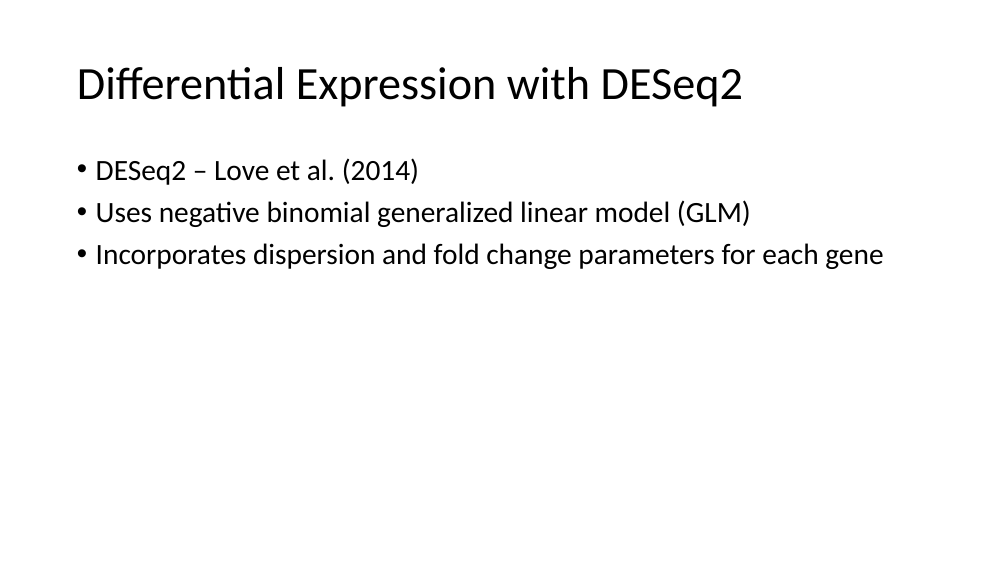
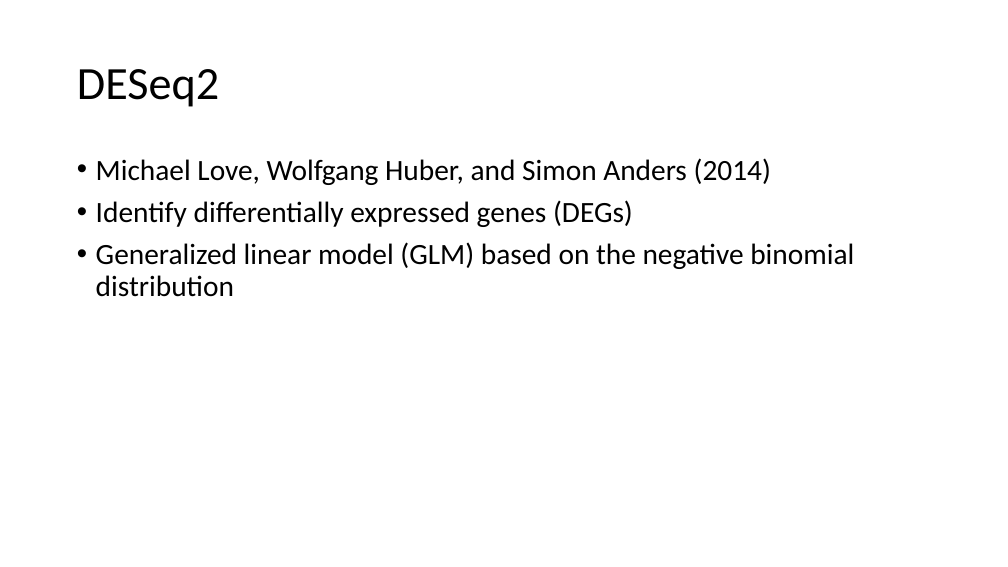
Before and after one commit to anthonylopes54/CPSC-445, a slide deck: slide 8 of cpsc445Presentation.pptx. Drawn at 1008x567 pixels with LibreOffice and Linux fonts; fonts in the diff are those of the drawing. Boxes give left, top, right and bottom in pixels: in the first picture for what was removed or moved away, otherwise in the second. Text is boxed around its words. In the diff, an @@ line names an element or a change of style, - is before the commit and + after.

```diff
--- a/cpsc445Presentation.pptx
+++ b/cpsc445Presentation.pptx
@@ title at box(77, 69, 219, 107): text changed @@
-Differential Expression with DESeq2
+DESeq2
@@ text at box(96, 158, 854, 297): text changed @@
-• DESeq2 – Love et al. (2014)
-• Uses negative binomial generalized linear model (GLM)
-• Incorporates dispersion and fold change parameters for each gene
+• Michael Love, Wolfgang Huber, and Simon Anders (2014)
+• Identify differentially expressed genes (DEGs)
+• Generalized linear model (GLM) based on the negative binomial distribution
```
Also in this commit, not shown: 2 other slides changed, 4 slides added.
